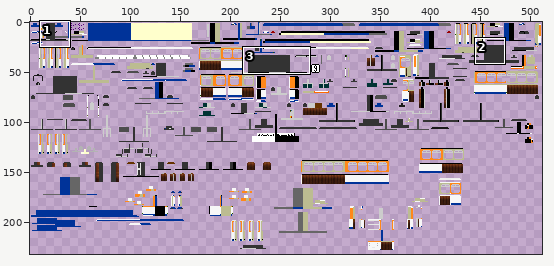
A sprite sheet gets an edit: src/main/resources/assets/tc/textures/trains/Duewag_GT6ER_White.png. The picture above shows the old version from afar; the outline marks the close-up.
Close-up. Before the edit:
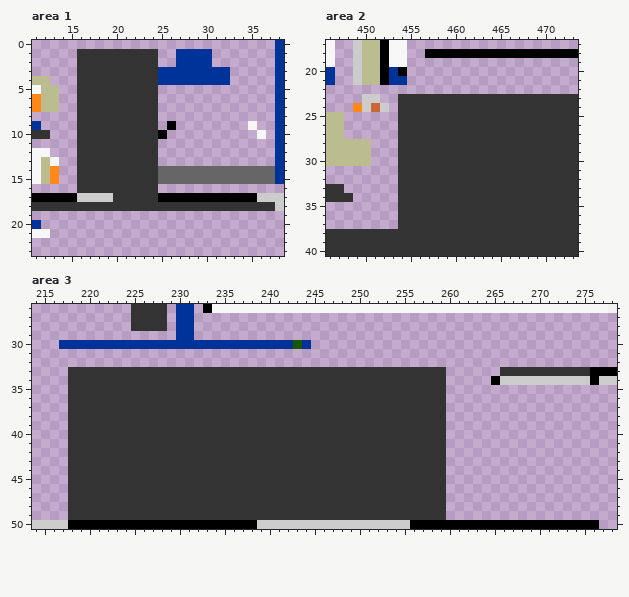
The file is 512x256 pixels. Colours within 5 levels of each other are drawn and written as one. Shown: area 1: x 11..38, y 0..23; area 2: x 446..473, y 17..40; area 3: x 214..278, y 26..50. The wide view leaves out empty margins. The commit also changed other parts of the picture, which this record leaves out.
Once edited:
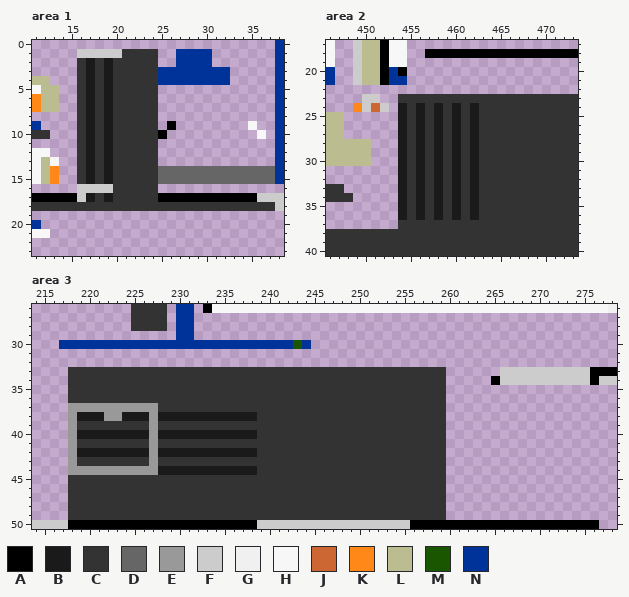
Palette (. is transparent): A #000000  B #1a1a1a  C #333333  D #666666  E #999999  F #cccccc  G #f0f0f0  H #f7f7f7  J #cc6633  K #ff8819  L #bcbc91  M #1a5600  N #003399
What changed:
Changed rows in their new state; - is an unchanged pixel.
Area 1:
first column x 16:
 1 FFFFF
 2 -B-B-
 3 -B-B-
 4 -B-B-
 5 -B-B-
 6 -B-B-
 7 -B-B-
 8 -B-B-
 9 -B-B-
10 -B-B-
11 -B-B-
12 -B-B-
13 -B-B-
14 -B-B-
15 -B-B-
16 FFFF-
17 -BCB-
Area 2:
first column x 454:
24 B-B-B-B-B
25 B-B-B-B-B
26 B-B-B-B-B
27 B-B-B-B-B
28 B-B-B-B-B
29 B-B-B-B-B
30 B-B-B-B-B
31 B-B-B-B-B
32 B-B-B-B-B
33 B-B-B-B-B
34 B-B-B-B-B
35 B-B-B-B-B
36 B-B-B-B-B
Area 3:
first column x 266:
33 FFFFFFFFFF
first column x 218:
37 EEEEEEEEEE-----------
38 EBBBEEBBBEBBBBBBBBBBB
39 E--------E-----------
40 EBBBBBBBBEBBBBBBBBBBB
41 E--------E-----------
42 EBBBBBBBBEBBBBBBBBBBB
43 E--------E-----------
44 EEEEEEEEEEBBBBBBBBBBB
